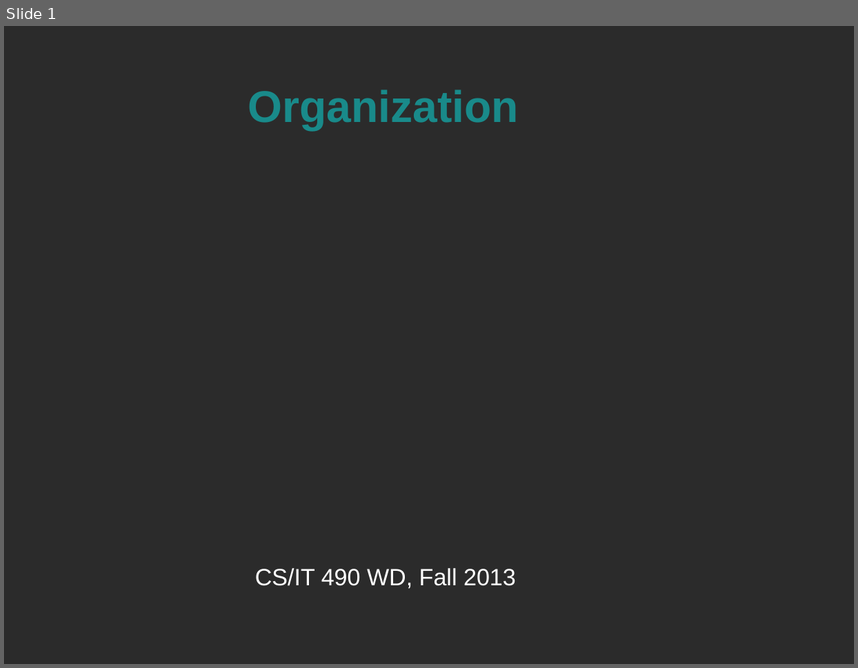
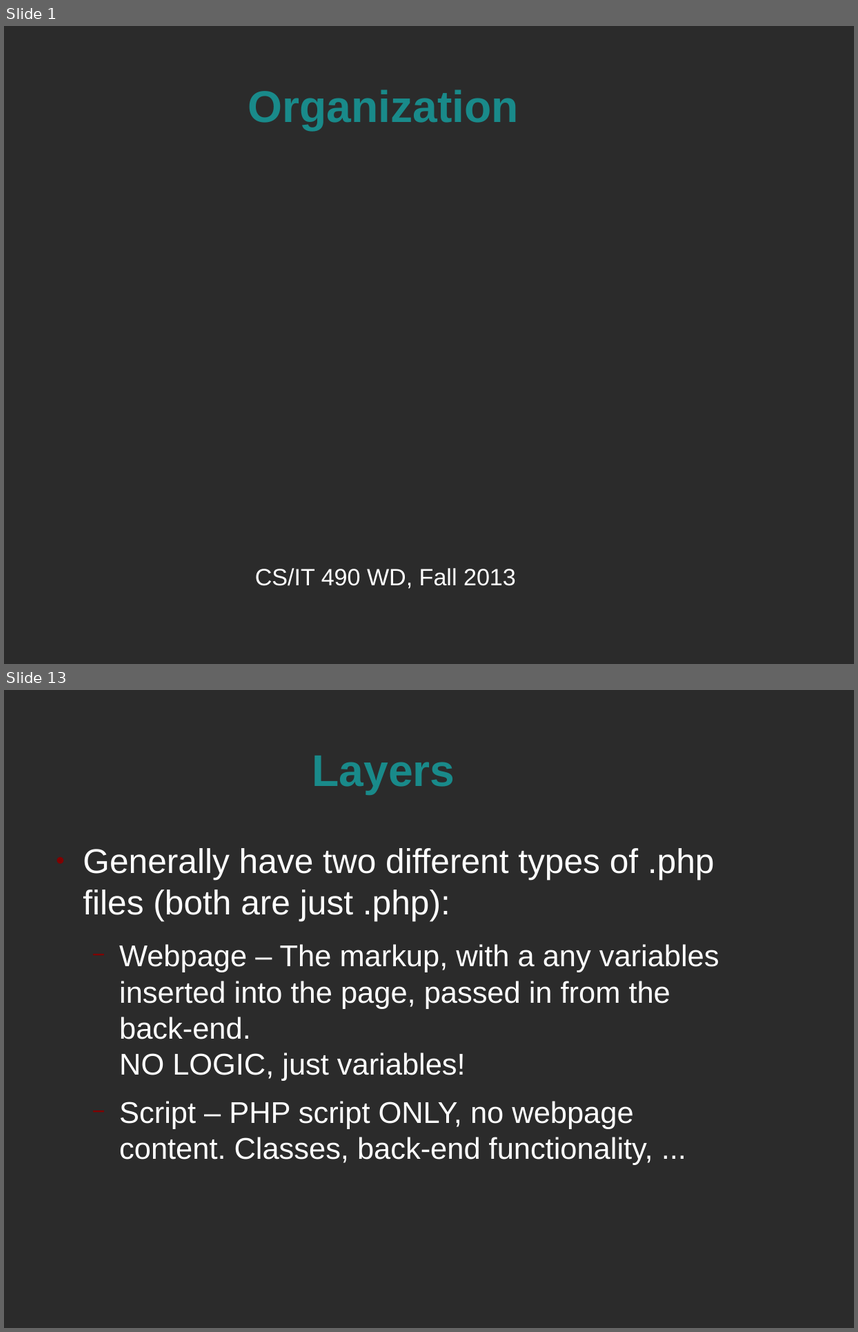
Before and after one commit to spellbindguy/Web-Development, a slide deck: Lectures/05 PHP/Organization.odp. Shown one above the other, each under a label of ours: slide 1 before the commit, slides 1 and 13 after it; the slides between them are not shown. The pictures are 858x668 and 858x1332 pixels, drawn with LibreOffice and Linux fonts; fonts in the diff are those of the drawing; background and template pictures are left out; a plain dark background stands for a picture behind light text. Boxes give left, top, right and bottom in pixels: in the first picture for what was removed or moved away, otherwise in the second. Text is boxed around its words. In the diff, an @@ line names an element or a change of style, - is before the commit and + after.

Commit message:
Layers and Frameworks, whee

```diff
--- a/Lectures/05 PHP/Organization.odp
+++ b/Lectures/05 PHP/Organization.odp
@@ slide 13 added at (4, 690, 854, 1328), background picture (left out) @@
@@ title added at (312, 756, 455, 794), 41.4 pt, text #198A8A, bold @@
+Layers
@@ text added at (83, 848, 720, 1165), 28 pt, text #FFFFFF @@
+● Generally have two different types of .php files (both are just .php):
+  − Webpage – The markup, with a any variables inserted into the page, passed in from the back-end.
+    NO LOGIC, just variables!
+  − Script – PHP script ONLY, no webpage content. Classes, back-end functionality, ...
```
Also in this commit, not shown: 22 other slides added, 2 slides removed, 1 other file.
